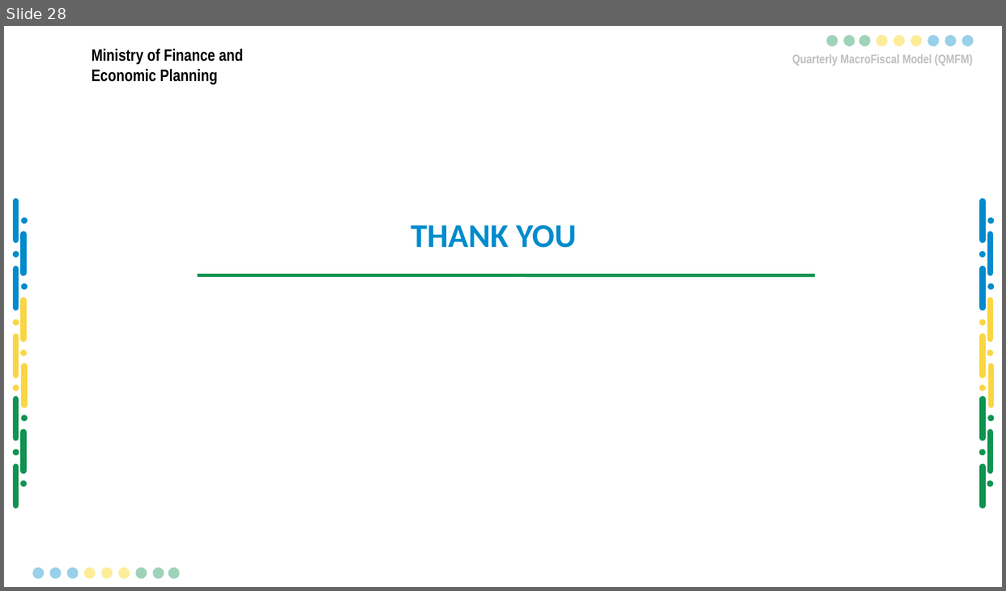
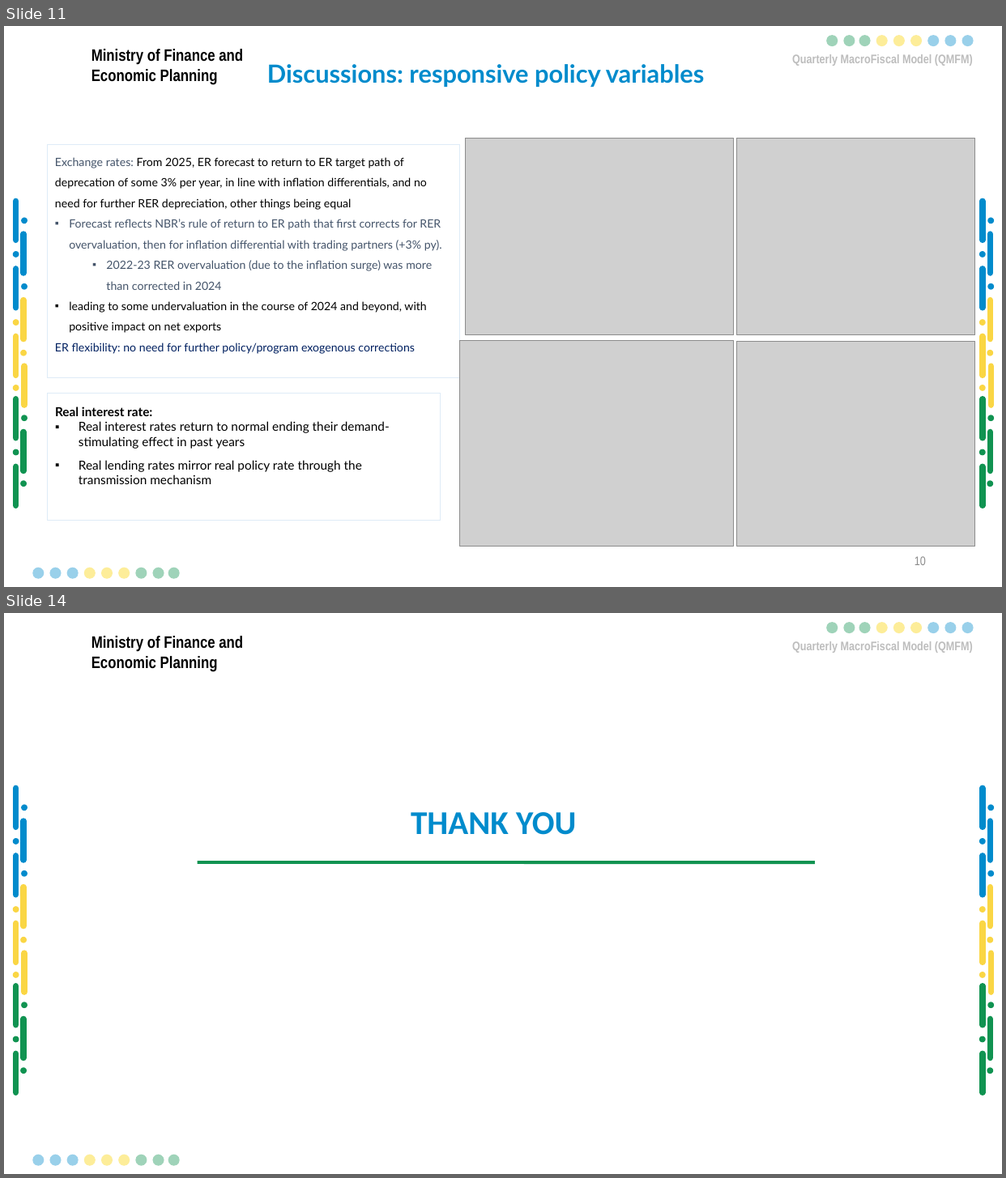
Before and after one commit to Karenzo2150/QMFM, a slide deck: docs/Presentations & BriefNotes/2025/September-round/QMFM Sept 2024 round Summary Outlook Presentation-LK March2ak-EvMRev - Copy.pptx. Shown one above the other, each under a label of ours: slide 28 before the commit, slides 11 and 14 after it; the slides between them are not shown. The pictures are 1006x591 and 1006x1178 pixels, drawn with LibreOffice and Linux fonts; fonts in the diff are those of the drawing; grey boxes stand for pictures; background and template pictures are left out. Boxes give left, top, right and bottom in pixels: in the first picture for what was removed or moved away, otherwise in the second. Text is boxed around its words. In the diff, an @@ line names an element or a change of style, - is before the commit and + after.

Commit message:
Updated forecast presentation

```diff
--- a/docs/Presentations & BriefNotes/2025/September-round/QMFM Sept 2024 round Summary Outlook Presentation-LK March2ak-EvMRev - Copy.pptx
+++ b/docs/Presentations & BriefNotes/2025/September-round/QMFM Sept 2024 round Summary Outlook Presentation-LK March2ak-EvMRev - Copy.pptx
@@ slide 11 added at (x1=4, y1=26, x2=1002, y2=587), background #FFFFFF; not listed: 56 template elements that a slide beside it also shows @@
@@ title added at (x1=267, y1=64, x2=705, y2=87), 24 pt, text #008BCC, bold @@
+Discussions: responsive policy variables
@@ rectangle added at (x1=48, y1=144, x2=459, y2=378), outline #DEEBF7 0.75 pt, 11 pt, text #000000 @@
+Exchange rates: From 2025, ER forecast to return to ER target path of deprecation of some 3% per year, in line with inflation differentials, and no need for further RER depreciation, other things being equal
+▪ Forecast reflects NBR’s rule of return to ER path that first corrects for RER overvaluation, then for inflation differential with trading partners (+3% py).
+  ▪ 2022-23 RER overvaluation (due to the inflation surge) was more than corrected in 2024
+▪ leading to some undervaluation in the course of 2024 and beyond, with positive impact on net exports
+ER flexibility: no need for further policy/program exogenous corrections
@@ picture added at (x1=466, y1=139, x2=734, y2=336) @@
@@ picture added at (x1=737, y1=139, x2=975, y2=336) @@
@@ picture added at (x1=459, y1=340, x2=734, y2=546) @@
@@ picture added at (x1=737, y1=342, x2=975, y2=546) @@
@@ rectangle added at (x1=48, y1=394, x2=440, y2=521), outline #DEEBF7 0.75 pt, 12 pt, text #000000 @@
+Real interest rate:
+  ▪ Real interest rates return to normal ending their demand-stimulating effect in past years
+  ▪ Real lending rates mirror real policy rate through the transmission mechanism
@@ page number added at (x1=914, y1=557, x2=926, y2=565), 12 pt, text #8C8C8C @@
+10
@@ what was slide 28 is now slide 14 @@
```
Also in this commit, not shown: 8 slides changed, 18 slides removed, 1 other file.
